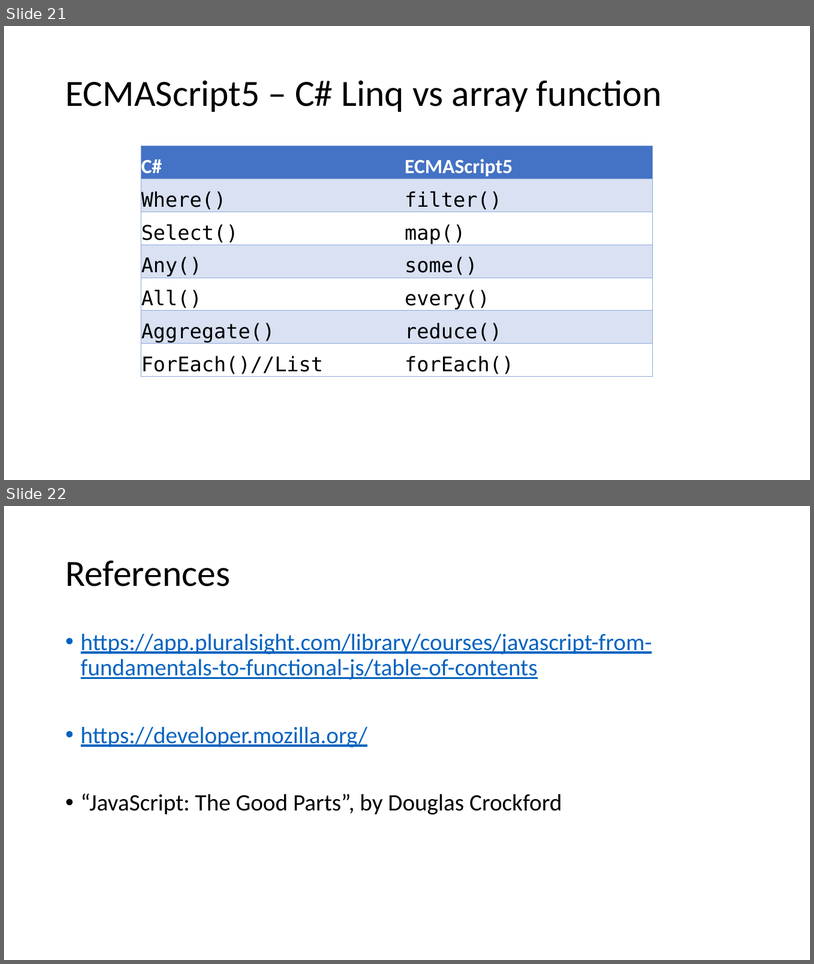
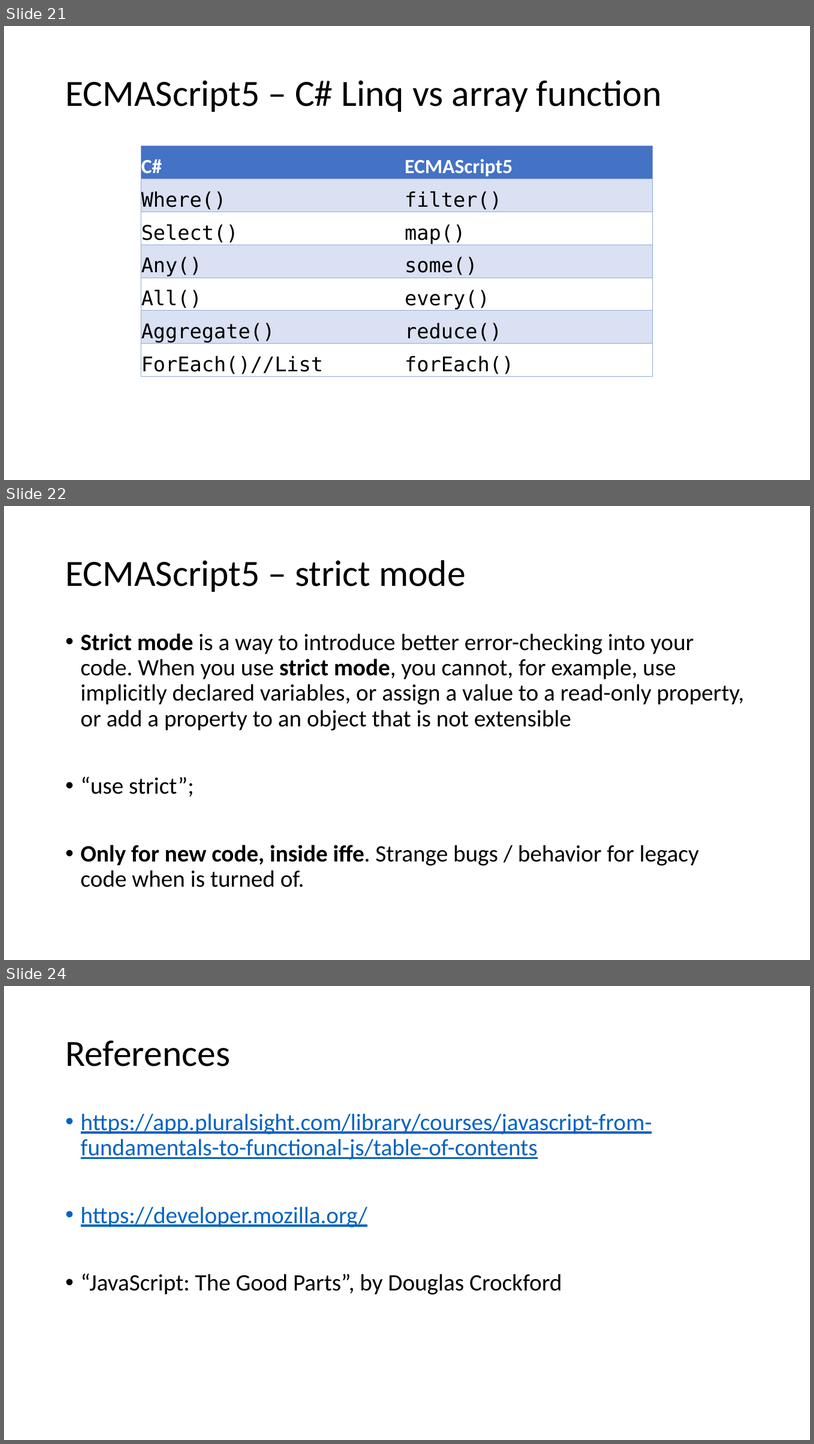
Before and after one commit to dankrz/JsTraining, a slide deck: JsTraining-presentation/JS Training.pptx. Shown one above the other, each under a label of ours: slides 21 and 22 before the commit, slides 21, 22 and 24 after it; the slides between them are not shown. The pictures are 814x964 and 814x1444 pixels, drawn with LibreOffice and Linux fonts; fonts in the diff are those of the drawing. Boxes give left, top, right and bottom in pixels: in the first picture for what was removed or moved away, otherwise in the second. Text is boxed around its words. In the diff, an @@ line names an element or a change of style, - is before the commit and + after.

```diff
--- a/JsTraining-presentation/JS Training.pptx
+++ b/JsTraining-presentation/JS Training.pptx
@@ slide 22 added at (x1=4, y1=506, x2=810, y2=960), background #FFFFFF @@
@@ title added at (x1=65, y1=560, x2=466, y2=592), 44 pt, text #000000 @@
+ECMAScript5 – strict mode
@@ text added at (x1=81, y1=633, x2=744, y2=887), 28 pt, text #000000 @@
+• Strict mode is a way to introduce better error-checking into your code. When you use strict mode, you cannot, for example, use implicitly declared variables, or assign a value to a read-only property, or add a property to an object that is not extensible
+• “use strict”;
+• Only for new code, inside iffe. Strange bugs / behavior for legacy code when is turned of.
@@ what was slide 22 is now slide 24 @@
```
Also in this commit, not shown: 1 slide changed, 1 other slide added, 1 other file.
